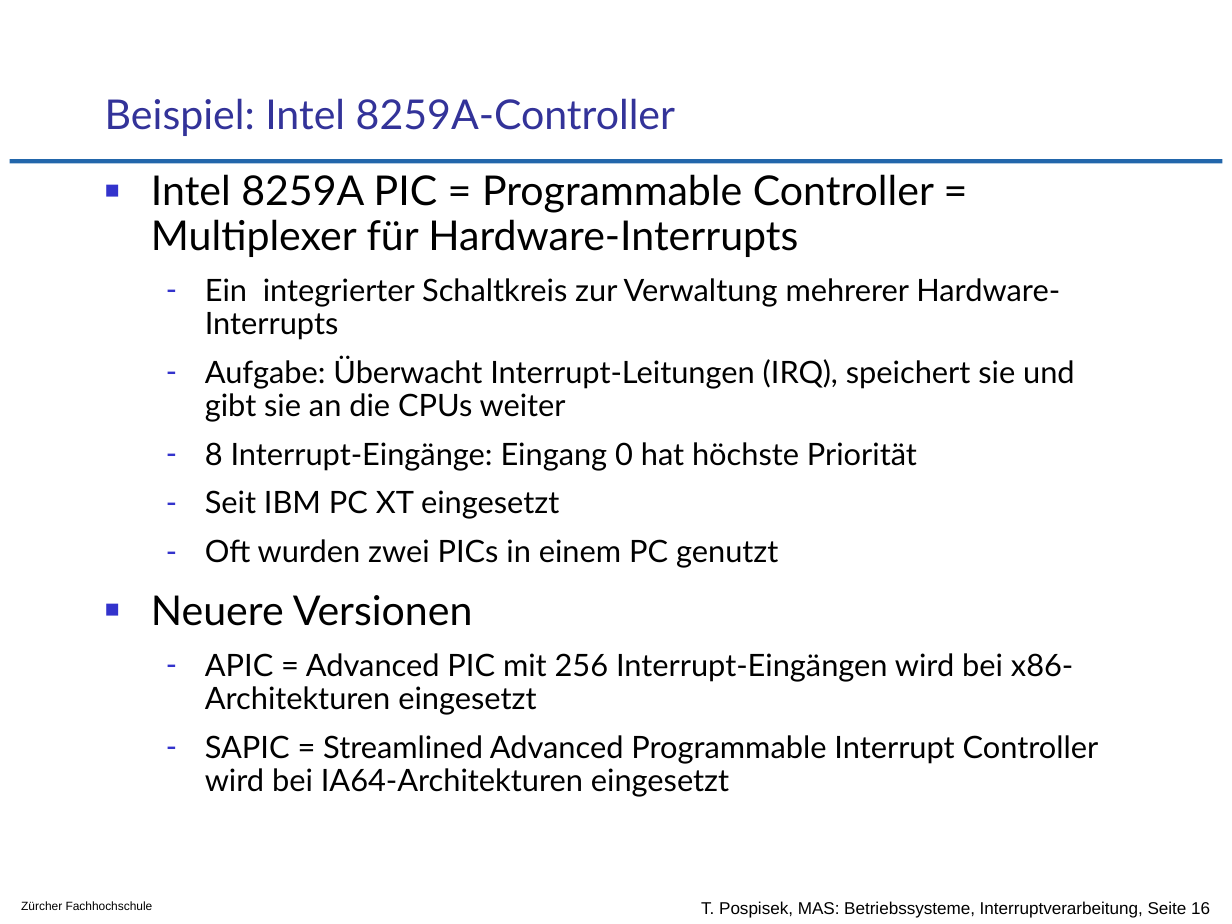
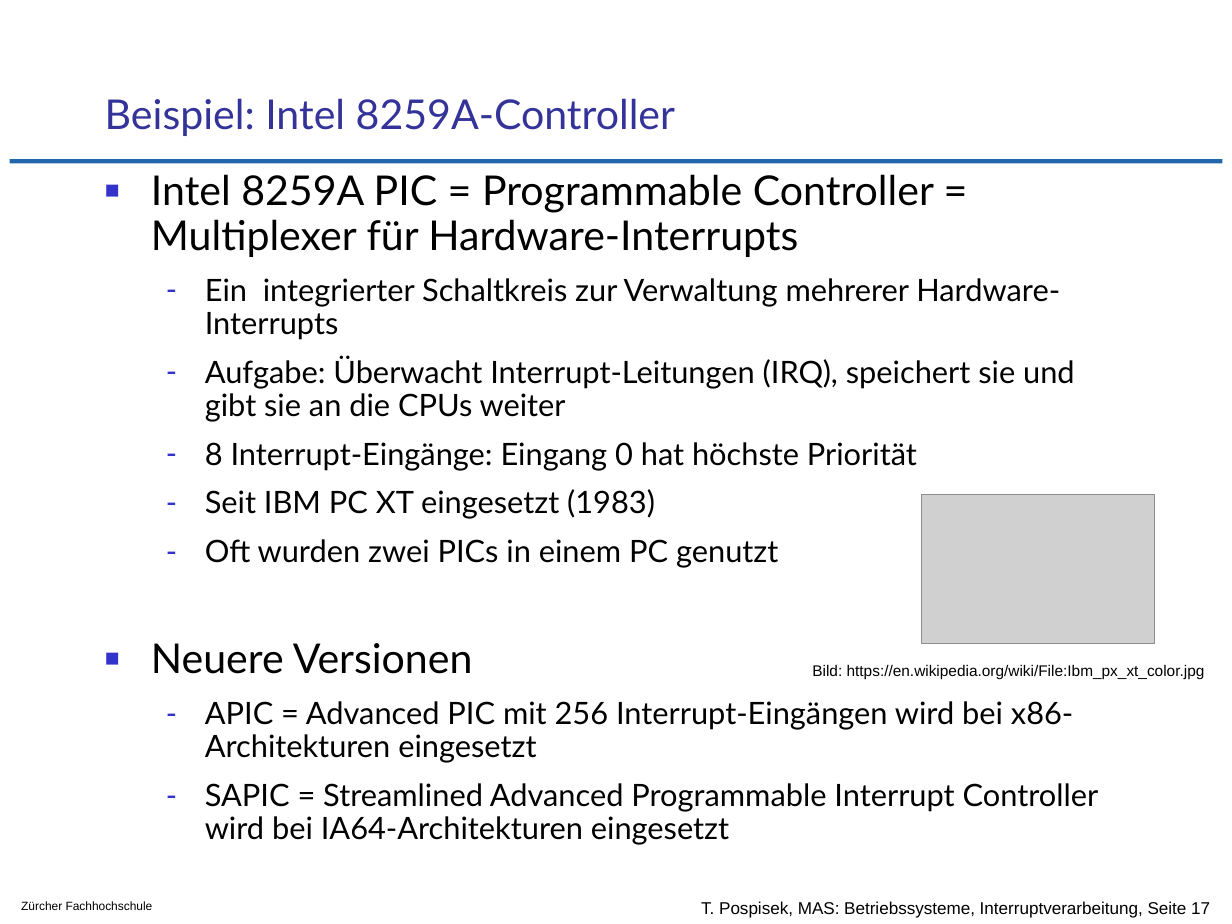
Before and after one commit to tpo/betriebssysteme, a slide deck: slide 17 of 04-3_Interruptverarbeitung in Betriebssystemen.odp (slide 16 before the commit). Drawn at 1232x924 pixels with LibreOffice and Linux fonts; fonts in the diff are those of the drawing; grey boxes stand for pictures; background and template pictures are left out. Boxes give left, top, right and bottom in pixels: in the first picture for what was removed or moved away, otherwise in the second. Text is boxed around its words. In the diff, an @@ line names an element or a change of style, - is before the commit and + after.

```diff
--- a/04-3_Interruptverarbeitung in Betriebssystemen.odp
+++ b/04-3_Interruptverarbeitung in Betriebssystemen.odp
@@ text at (205, 489, 655, 519): text changed @@
-  – Seit IBM PC XT eingesetzt
+  – Seit IBM PC XT eingesetzt (1983)
@@ picture added at (922, 495, 1154, 644) @@
@@ text added at (812, 664, 1205, 679), 9 pt, text #000000 @@
+Bild: https://en.wikipedia.org/wiki/File:Ibm_px_xt_color.jpg
@@ text at (701, 901, 1210, 918): text changed @@
-T. Pospisek, MAS: Betriebssysteme, Interruptverarbeitung, Seite 16
+T. Pospisek, MAS: Betriebssysteme, Interruptverarbeitung, Seite 17
```
Also in this commit, not shown: 4 other slides changed, 1 slide added, 15 other files.
